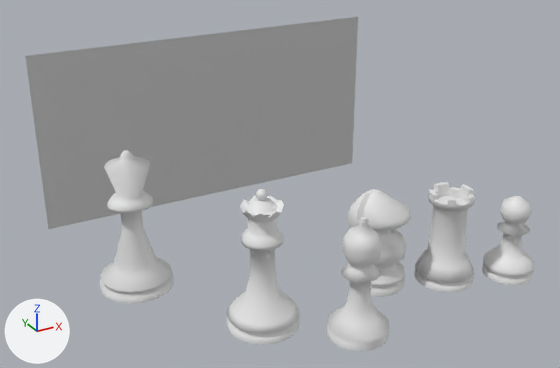
One commit to the FBX model SmileGameJam/Assets/resource/Env/1_1/mash/bishop.FBX: the scene before it, then after it.
Rendered twice from a camera (50 mm lens) standing at (-119.4, -137.7, 134.7) and looking at (-3.2, 73.6, 29.0). The lights are fixed; the arrows at lower left show +X, +Y and +Z. Where no turn or scale is listed for an object, it has been applied to the vertices.

Script lines for the objects in view, before the commit:
```python
ob_cylinder001 = bpy.data.objects.new('Cylinder001', me_mesh_001)
ob_cylinder001.location = (-6.0, 20.6, 20.7)
ob_cylinder002 = bpy.data.objects.new('Cylinder002', me_mesh_002)
ob_cylinder002.location = (58.2, 25.8, 1.7)
ob_cylinder003 = bpy.data.objects.new('Cylinder003', me_mesh_003)
ob_cylinder003.location = (36.9, 33.3, 2.1)
ob_cylinder004 = bpy.data.objects.new('Cylinder004', me_mesh_004)
ob_cylinder004.location = (15.6, 41.3, 2.0)
ob_cylinder005 = bpy.data.objects.new('Cylinder005', me_mesh_005)
ob_cylinder005.location = (-28.4, 38.2, 24.5)
ob_cylinder006 = bpy.data.objects.new('Cylinder006', me_mesh_006)
ob_cylinder006.location = (-54.4, 77.3, 2.6)
ob_plane001 = bpy.data.objects.new('Plane001', me_mesh)
ob_plane001.location = (0.0, 136.5, 33.6)
```
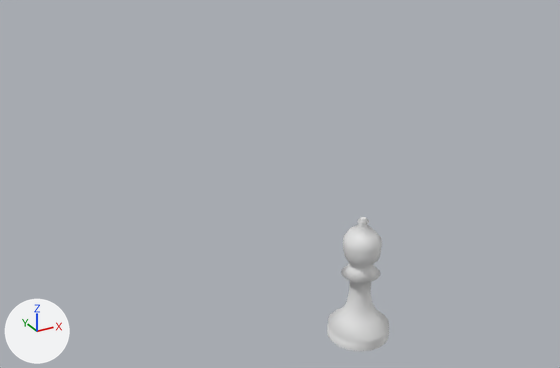
The newer file is also turned or shifted as a whole; pictures and numbers use the older file's frame.

Changed parts and their boxes [x1, y1, x2, y2] in the pictures (560 x 368 px):
```json
{"object": "Plane001", "change": "deleted", "before": [25, 17, 358, 229]}
{"object": "Cylinder005", "change": "deleted", "before": [227, 189, 299, 345]}
{"object": "Cylinder006", "change": "deleted", "before": [100, 150, 174, 304]}
{"object": "Cylinder003", "change": "deleted", "before": [414, 182, 475, 292]}
{"object": "Cylinder004", "change": "deleted", "before": [347, 189, 412, 297]}
{"object": "Cylinder002", "change": "deleted", "before": [482, 196, 535, 285]}
```

Scene script edits in JSON lines:
```json
{"op": "remove", "block": "ob_cylinder003", "code": ["ob_cylinder003 = bpy.data.objects.new('Cylinder003', me_mesh_003)", "ob_cylinder003.location = (36.9, 33.3, 2.1)"]}
{"op": "remove", "block": "ob_cylinder006", "code": ["ob_cylinder006 = bpy.data.objects.new('Cylinder006', me_mesh_006)", "ob_cylinder006.location = (-54.4, 77.3, 2.6)"]}
{"op": "remove", "block": "ob_cylinder002", "code": ["ob_cylinder002 = bpy.data.objects.new('Cylinder002', me_mesh_002)", "ob_cylinder002.location = (58.2, 25.8, 1.7)"]}
{"op": "remove", "block": "ob_cylinder005", "code": ["ob_cylinder005 = bpy.data.objects.new('Cylinder005', me_mesh_005)", "ob_cylinder005.location = (-28.4, 38.2, 24.5)"]}
{"op": "remove", "block": "ob_cylinder004", "code": ["ob_cylinder004 = bpy.data.objects.new('Cylinder004', me_mesh_004)", "ob_cylinder004.location = (15.6, 41.3, 2.0)"]}
{"op": "remove", "block": "ob_plane001", "code": ["ob_plane001 = bpy.data.objects.new('Plane001', me_mesh)", "ob_plane001.location = (0.0, 136.5, 33.6)"]}
```
